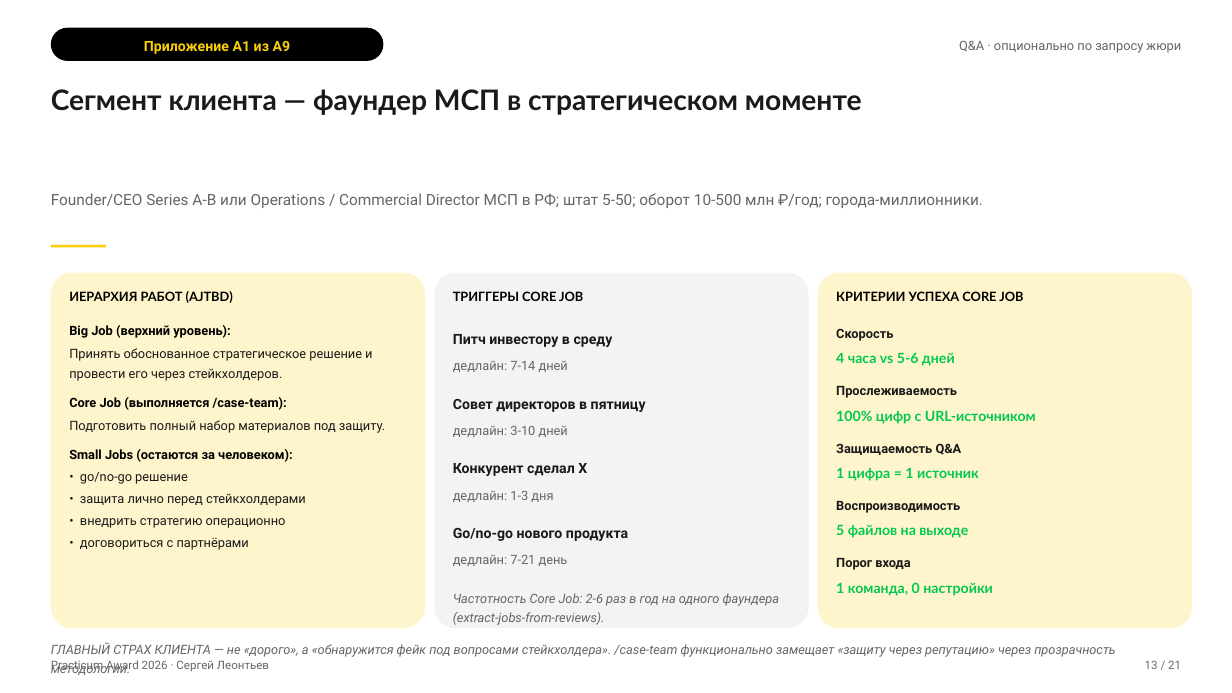
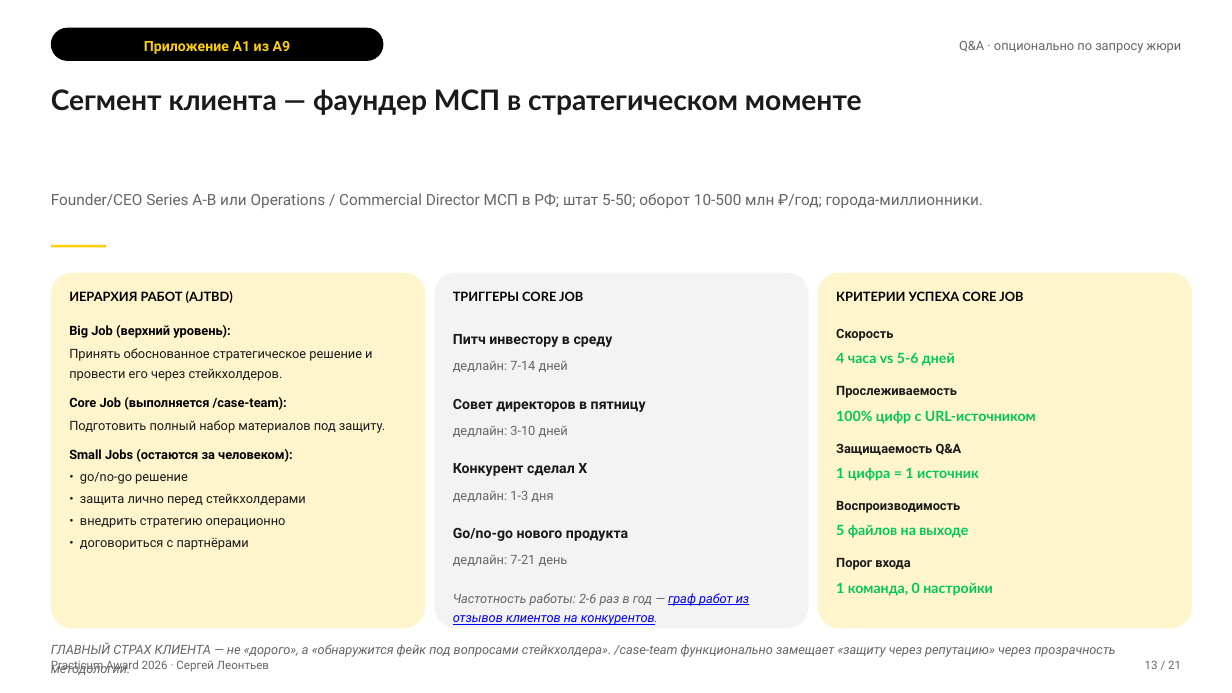
Before and after one commit to Suprrllys/case-team, a slide deck: slide 13 of presentation/practicum-award-2026-case-team.pptx. Drawn at 1232x693 pixels with LibreOffice and Linux fonts; fonts in the diff are those of the drawing. Boxes give left, top, right and bottom in pixels: in the first picture for what was removed or moved away, otherwise in the second. Text is boxed around its words. In the diff, an @@ line names an element or a change of style, - is before the commit and + after.

```diff
--- a/presentation/practicum-award-2026-case-team.pptx
+++ b/presentation/practicum-award-2026-case-team.pptx
@@ text at (x1=453, y1=593, x2=749, y2=625): text changed; text colour #666666 to #0000FF @@
-Частотность Core Job: 2-6 раз в год на одного фаундера (extract-jobs-from-reviews).
+Частотность работы: 2-6 раз в год — граф работ из отзывов клиентов на конкурентов.
```
Also in this commit, not shown: 7 other slides changed, 2 other files.
